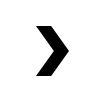
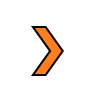
Two versions of the same layered image (100 x 100). Layer-by-layer changes:
added layer "orange" above "Shape 2" over (x1=31, y1=26, x2=64, y2=76)
hid "Shape 2", painted on it over (x1=31, y1=26, x2=69, y2=76)
hid "Background" over (x1=31, y1=26, x2=69, y2=76)
